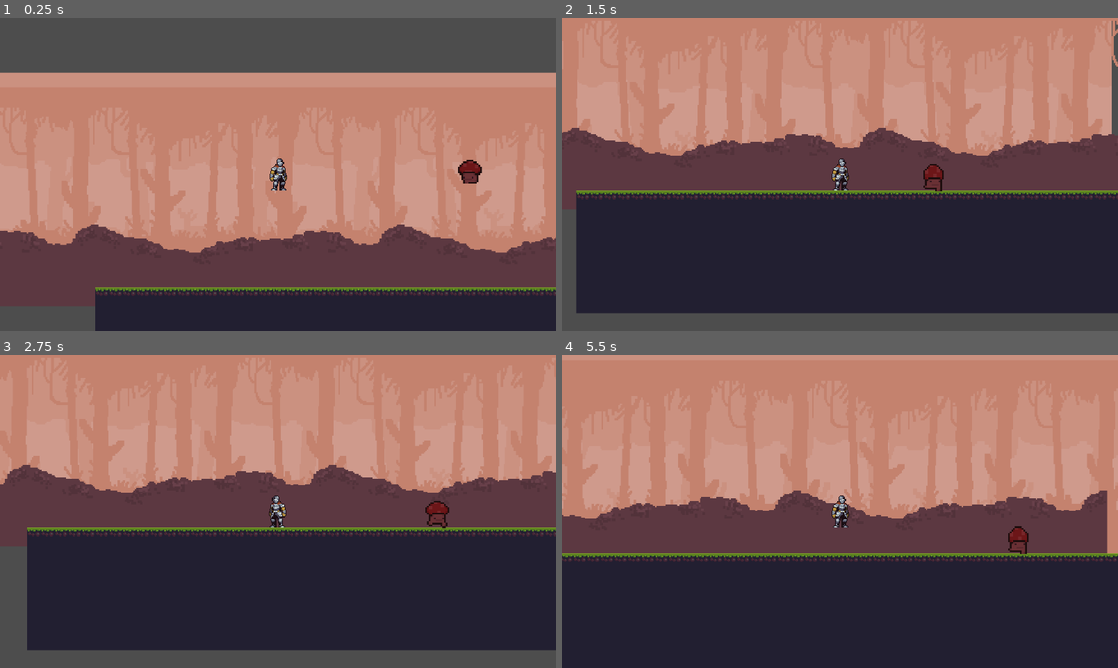
Above: before the commit, frames 1-4 (two rows, left to right).
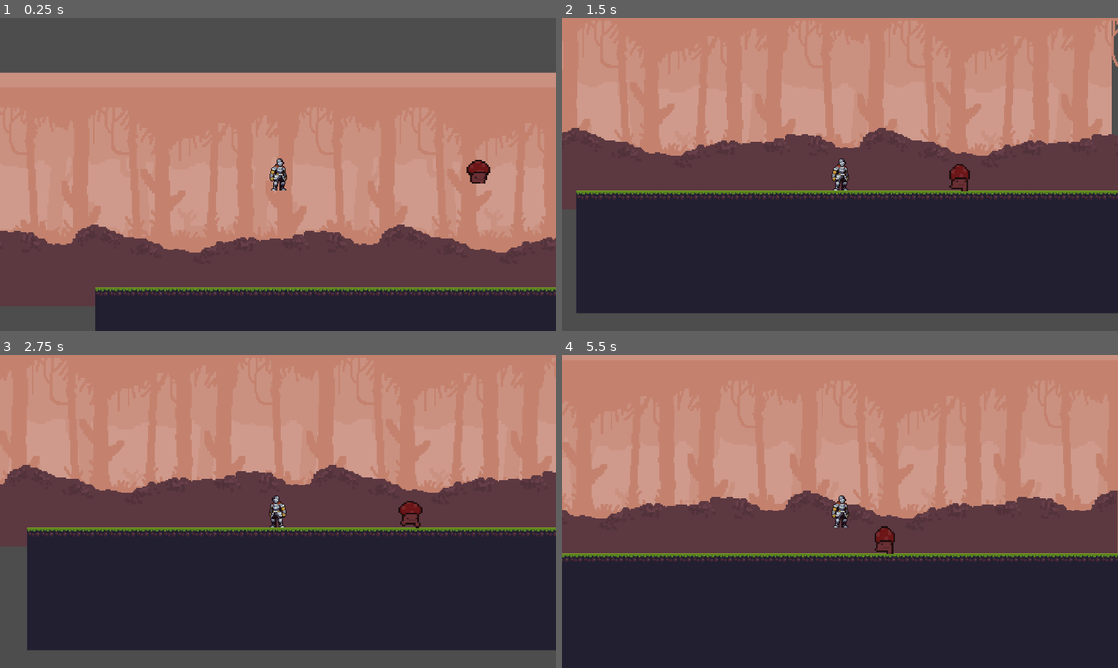
Above: after the commit, the same moments.

Repository: oiprim/Urubum
Game: Godot game, scene res://Scenes/cena_backup.tscn
Two runs of this game, one before a commit and one after it. Both use one fixed random seed, a clock stepped at 60 frames per second and the inputs below.
Inputs:
- Up to frame 1 (0.25 s): no input
- Up to frame 2 (1.5 s): tap Enter (ui_accept) at 0.5, 0.77 s; hold Right (ui_right) from 0.53 s (still down)
- Up to frame 3 (2.75 s): tap Enter (ui_accept) at 1.52 s; release Right (ui_right) at 2.03 s; hold Left (ui_left) from 2.03 s (still down)
- Up to frame 4 (5.5 s): release Left (ui_left) at 2.78 s; hold Right (ui_right) 2.78-4.28 s; tap Enter (ui_accept) at 3.02, 3.77, 4.52 s; hold Left (ui_left) 4.28-5.03 s; hold Right (ui_right) from 5.03 s (still down)

The runs differ from the first frame. In frame 1, 0.3% of the frame differs, in the area x 82-89%, y 45-53%; in frame 2, 0.4%; in frame 3, 0.4%; in frame 4, 8.6%, in the area x 0-100%, y 26-66%.

Commit message:
Tentando alternar state do inimigo

Diff:
--- a/urubum/Scripts/enemy.gd
+++ b/urubum/Scripts/enemy.gd
@@ -21,8 +21,16 @@
 var state: STATES = STATES.PATROL
 
 func _physics_process(_delta):
-	if(playerDetection.has_overlapping_bodies() and state != STATES.PREPARE and state != STATES.RUSH):
+	#if(playerDetection.get_overlapping_bodies() and state != STATES.PREPARE and state != STATES.RUSH):
+	#	state = STATES.PREPARE
+
+	#COMENTEI SEU CÓDIOG AQUI EM CIMA
+	#TO TENTANDO FAZER O INIMIGO ALTERNAR ENTRE ATAQUE E PATROL AQUI EMBAIXO
+
+	if (playerDetection.area_entered(player)) and state != STATES.PREPARE and state != STATES.RUSH:
 		state = STATES.PREPARE
+	if (playerDetection.area_exited(player)) and state == STATES.PREPARE:
+		state = STATES.PATROL
 
 	match state:
 
Not shown, added: urubum/Scenes/cena_backup.tscn418390225.tmp
